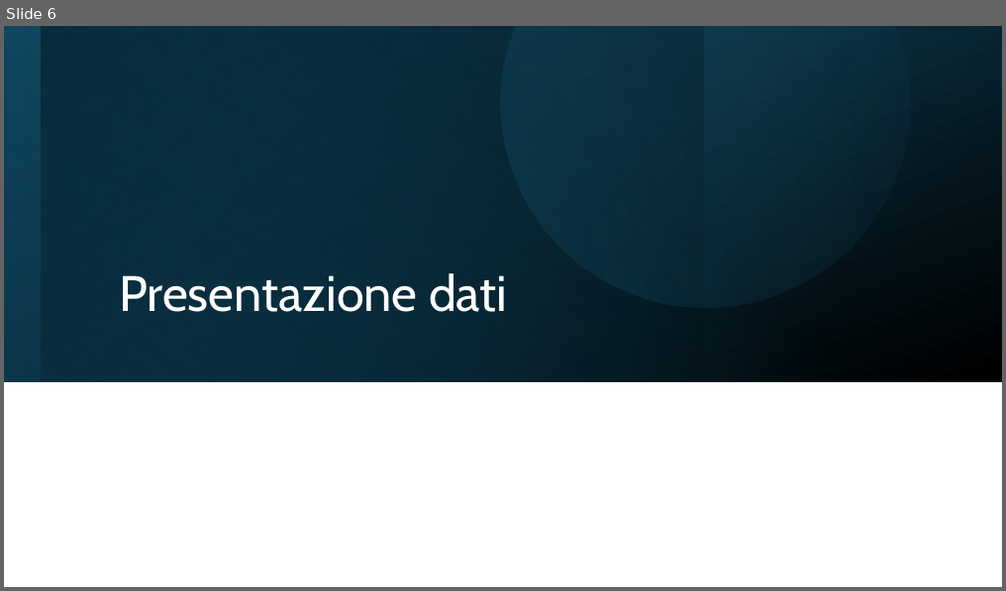
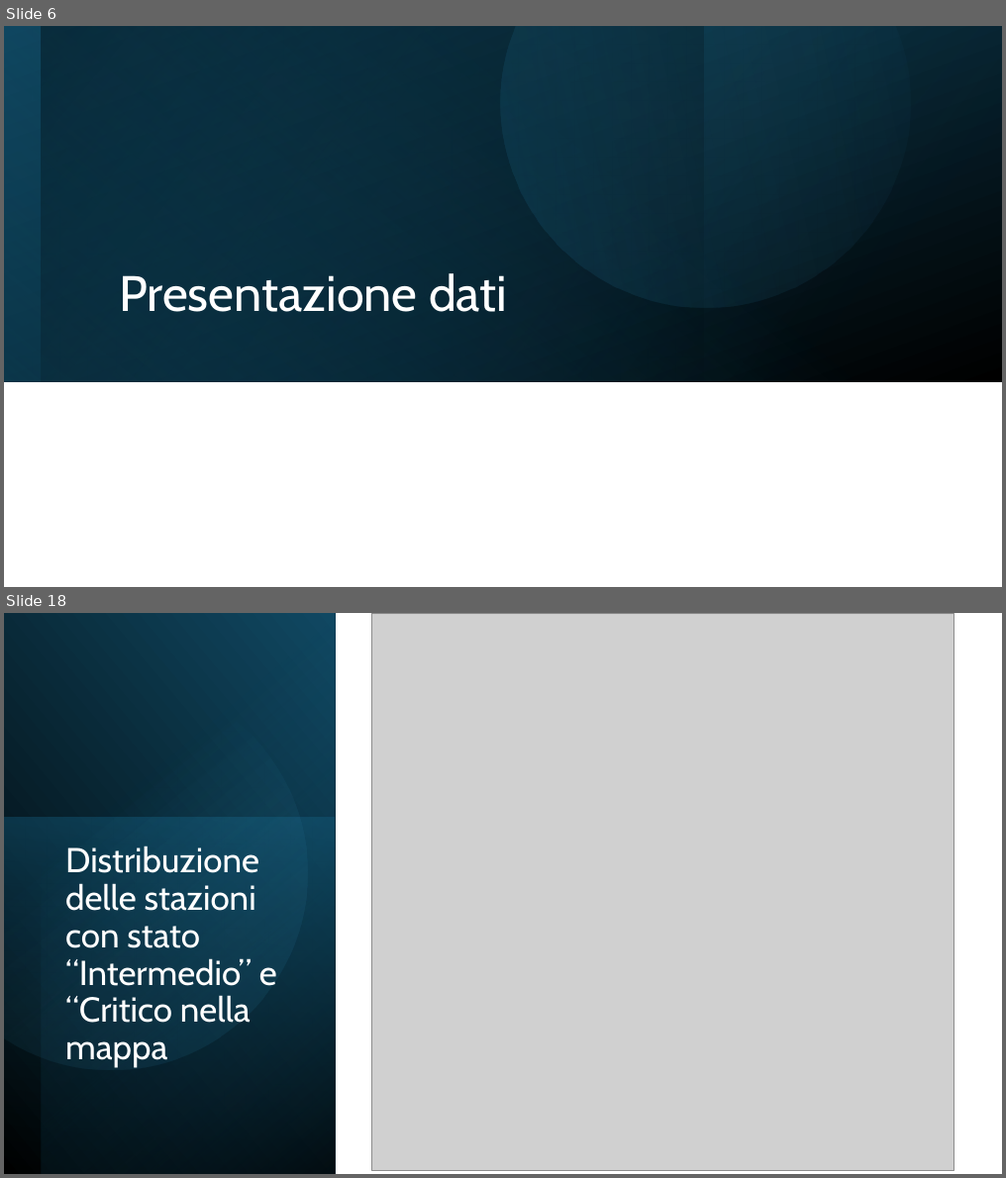
Before and after one commit to AndreaSpolaor/AnalisiTrafficoFerroviario, a slide deck: Analisi del trasporto ferroviario italiano.pptx. Shown one above the other, each under a label of ours: slide 6 before the commit, slides 6 and 18 after it; the slides between them are not shown. The pictures are 1006x591 and 1006x1178 pixels, drawn with LibreOffice and Linux fonts; fonts in the diff are those of the drawing; grey boxes stand for pictures. Boxes give left, top, right and bottom in pixels: in the first picture for what was removed or moved away, otherwise in the second. Text is boxed around its words. In the diff, an @@ line names an element or a change of style, - is before the commit and + after.

```diff
--- a/Analisi del trasporto ferroviario italiano.pptx
+++ b/Analisi del trasporto ferroviario italiano.pptx
@@ slide 18 added at box(4, 613, 1002, 1174), background #FFFFFF @@
@@ rectangle added at box(4, 613, 335, 1174), fill gradient #000000 to #104862 @@
@@ rectangle added at box(42, 613, 335, 1174), fill gradient #000000 to #156082 @@
@@ picture added at box(372, 613, 954, 1170) @@
@@ freeform shape added at box(4, 652, 343, 1105), fill gradient #46B1E1 to #104862 @@
@@ rectangle added at box(4, 818, 335, 1174), fill gradient #156082 to #0B3041 @@
@@ title added at box(65, 846, 277, 1067), 33.3 pt, text #FFFFFF @@
+Distribuzione delle stazioni con stato “Intermedio” e “Critico nella mappa
```
Also in this commit, not shown: 7 slides changed, 3 other slides added, 4 other files.
